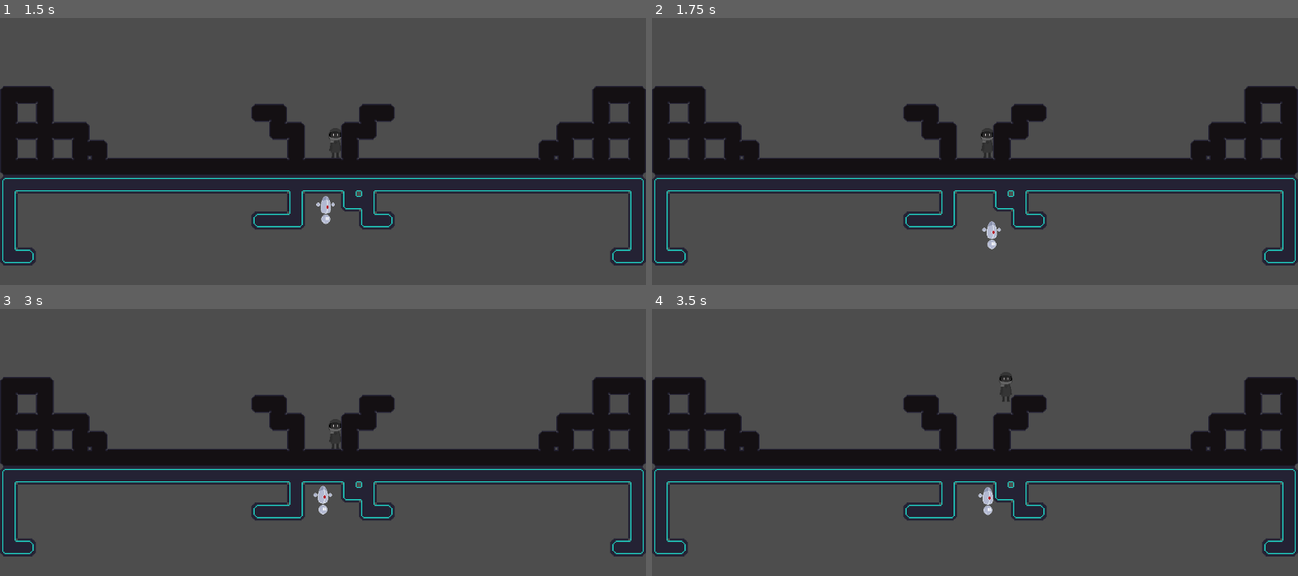
Above: before the commit, frames 1-4 (two rows, left to right).
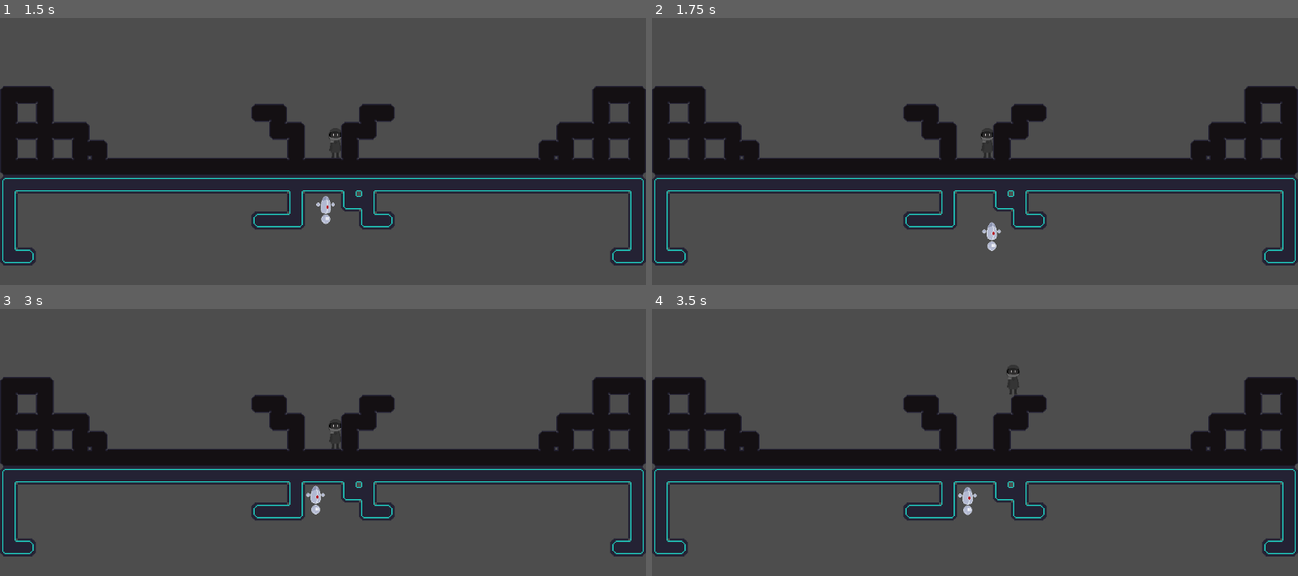
Above: after the commit, the same moments.

Repository: miniaturity/campfire-nyc
Game: Godot game, scene res://scenes/test_scene.tscn
Two runs of this game, one before a commit and one after it. Both use one fixed random seed, a clock stepped at 60 frames per second and the inputs below.
Inputs:
- Up to frame 1 (1.5 s): hold Space (jump) 0.53-1.28 s; hold D (move_right) from 0.53 s (still down); tap E (switch_controls) at 1.35 s
- Up to frame 2 (1.75 s): keep holding D (move_right); tap Space (jump) at 1.52, 1.55 s
- Up to frame 3 (3 s): tap Space (jump) at 1.82 s; release D (move_right) at 2.03 s; hold A (move_left) 2.03-2.78 s; hold Space (jump) 2.03-2.78 s; hold D (move_right) from 2.78 s (still down); tap E (switch_controls) at 2.85 s
- Up to frame 4 (3.5 s): keep holding D (move_right); tap Space (jump) at 3.02, 3.05, 3.32 s

Frame 1 is identical in both runs. In frame 2, less than 0.1% of the frame differs, in the area x 51-55%, y 76-88%; in frame 3, 0.2%; in frame 4, 0.4%, in the area x 47-57%, y 22-78%.

Commit message:
Added jump buffer and coyote time

Diff:
--- a/src/player.gd
+++ b/src/player.gd
@@ -2,15 +2,21 @@
 
 const SPEED = 300.0
 const JUMP_VELOCITY = -400.0
+const MAX_COYOTE_FRAMES = 7
+const JUMP_BUFFER_TIMEOUT = 5
 
 var in_control: bool = true
+var coyote_frames: int = MAX_COYOTE_FRAMES
+var jump_buffer = 0
 
 func _unhandled_input(event: InputEvent) -> void:
 	if not in_control:
 		return
 
-	if event.is_action_pressed("jump") and is_on_floor():
+	if event.is_action_pressed("jump") and (is_on_floor() or coyote_frames > 0):
 		velocity.y = JUMP_VELOCITY
+	elif event.is_action_pressed("jump") and not is_on_floor():
+		jump_buffer = JUMP_BUFFER_TIMEOUT
 	# As good practice, you should replace UI actions with custom gameplay actions.
 	var direction := Input.get_axis("move_left", "move_right")
 	if direction:
@@ -22,4 +28,19 @@
 	# Add the gravity.
 	if not is_on_floor():
 		velocity += get_gravity() * delta
+		coyote_frames -= 1
+		coyote_frames = clampi(coyote_frames, 0, 99)
+
+	if is_on_floor() and coyote_frames != MAX_COYOTE_FRAMES:
+		coyote_frames = MAX_COYOTE_FRAMES
+
+	if is_on_floor() and jump_buffer > 0:
+		velocity.y = JUMP_VELOCITY
+		jump_buffer = 0
+
+	if jump_buffer > 0:
+		jump_buffer -= 1
+
+	if Input.get_axis("move_left", "move_right") == 0 or in_control == false:
+		velocity.x = 0
 	move_and_slide()
--- a/src/robot_player.gd
+++ b/src/robot_player.gd
@@ -9,8 +9,12 @@
 
 const SPEED = 100.0
 const JUMP_VELOCITY = 300.0
+const MAX_COYOTE_FRAMES = 7
+const JUMP_BUFFER_TIMEOUT = 5
 
 var in_control: bool = false
+var coyote_frames: int = MAX_COYOTE_FRAMES
+var jump_buffer = 0
 
 func _ready() -> void:
 	animation_player.play("floaty")
@@ -33,8 +37,11 @@
 	if not in_control:
 		return
 
-	if event.is_action_pressed("jump") and is_on_ceiling():
+	if event.is_action_pressed("jump") and (is_on_ceiling() or coyote_frames > 0):
 		velocity.y = JUMP_VELOCITY
+		coyote_frames = 0
+	elif event.is_action_pressed("jump") and not is_on_ceiling():
+		jump_buffer = JUMP_BUFFER_TIMEOUT
 	# As good practice, you should replace UI actions with custom gameplay actions.
 	var direction := Input.get_axis("move_left", "move_right")
 	_flip_based_on_direction(direction)
@@ -48,4 +55,18 @@
 	# Add the gravity.
 	if not is_on_ceiling():
 		velocity += -(get_gravity() * 0.9) * delta
+		coyote_frames -= 1
+		coyote_frames = clamp(coyote_frames, 0, 99)
+	if is_on_ceiling() and coyote_frames != MAX_COYOTE_FRAMES:
+		coyote_frames = MAX_COYOTE_FRAMES
+
+	if is_on_ceiling() and jump_buffer > 0:
+		velocity.y = JUMP_VELOCITY
+		jump_buffer = 0
+
+	if jump_buffer > 0:
+		jump_buffer -= 1
+
+	if Input.get_axis("move_left", "move_right") == 0 or in_control == false:
+		velocity.x = 0
 	move_and_slide()
